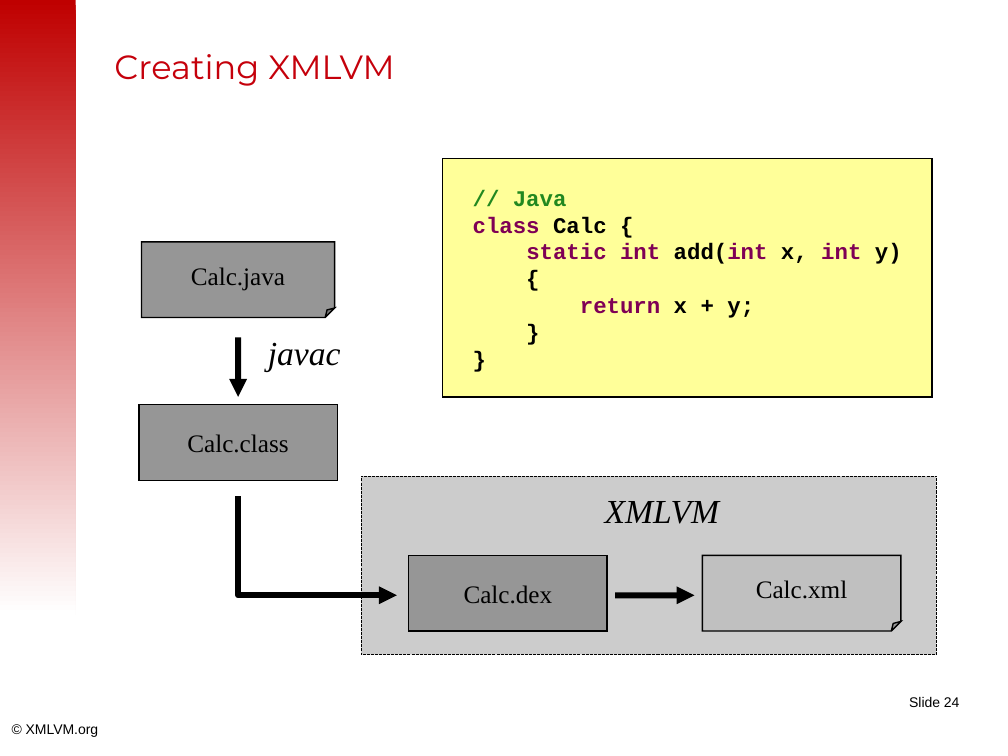
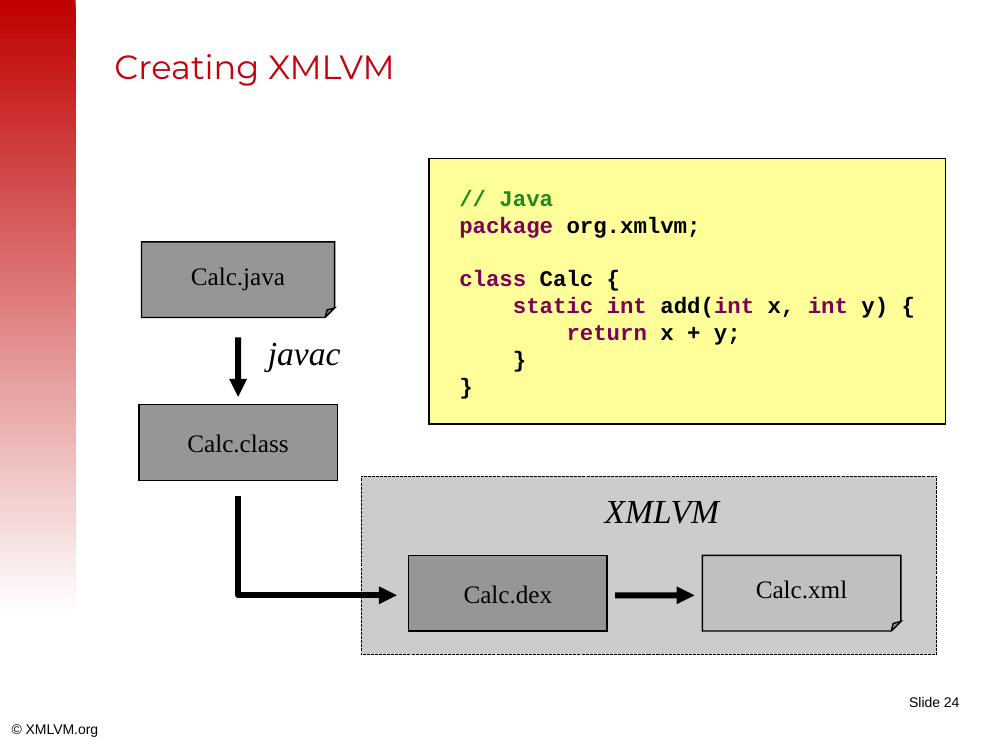
Before and after one commit to tisoft/xmlvm, a slide deck: slide 24 of doc/slides/android2iphone-master.odp. Drawn at 1008x756 pixels with LibreOffice and Linux fonts; fonts in the diff are those of the drawing; background and template pictures are left out. Boxes give left, top, right and bottom in pixels: in the first picture for what was removed or moved away, otherwise in the second. Text is boxed around its words. In the diff, an @@ line names an element or a change of style, - is before the commit and + after.

```diff
--- a/doc/slides/android2iphone-master.odp
+++ b/doc/slides/android2iphone-master.odp
@@ rectangle "// Java" resized from (x1=443, y1=158, x2=932, y2=397) to (x1=429, y1=158, x2=946, y2=423) @@
@@ text in rectangle at (x1=459, y1=216, x2=701, y2=238): paragraph added @@
+package org.xmlvm;
@@ text in rectangle at (x1=513, y1=297, x2=888, y2=318): text changed @@
-static int add(int x, int y)
-{
+static int add(int x, int y) {
```
Also in this commit, not shown: 4 other slides changed, 6 slides added.
